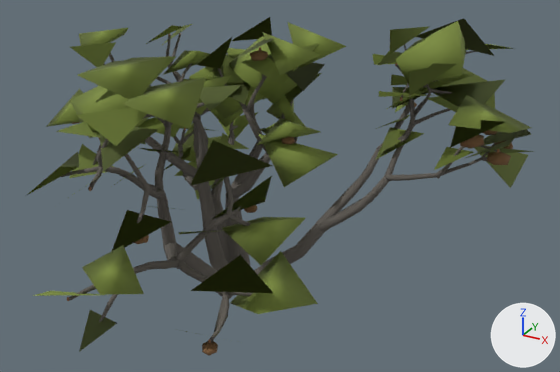
Before and after pictures for a commit that changed the glTF model assets/models/scrub_oak_2.glb.
Rendered twice from a 50 mm lens placed at (3.82, -5.98, 4.14), pointed at (0.65, -0.2, 1.25). The axes (+X, +Y, +Z) are drawn at lower right. The lights are the same throughout. The older version comes first. Where no turn or scale is listed for an object, it has been applied to the vertices.

The first picture shows 'ScrubOak_LOD_Far_Bark', 'ScrubOak_LOD_Far_Foliage', 'ScrubOak_LimbWood_0', 'ScrubOak_LimbWood_1', 'ScrubOak_LimbWood_2', 'ScrubOak_LimbWood_3', 'ScrubOak_LimbWood_4' and 9 more.
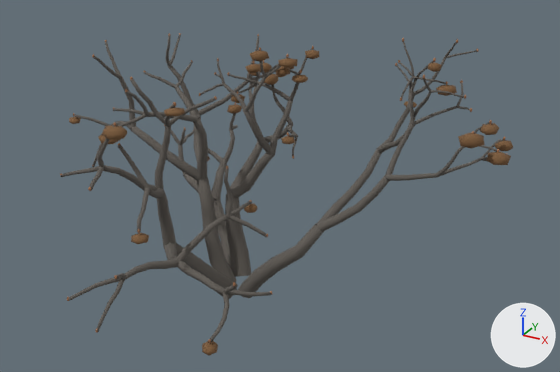
Where the change shows, as pixel boxes [x1, y1, x2, y2] in the pictures (560 x 372 px):
'ScrubOak_LOD_Far_Foliage', deleted (green): before [27, 17, 534, 352]
'ScrubOak_LOD_Far_Bark', deleted: before [84, 41, 488, 332]
'ScrubOak_LimbWood_1', unchanged, uncovered by the edit: before [218, 50, 298, 267]; after [201, 48, 313, 277]

What changed in the scene script:
```text
Remove ob_scruboak_lod_far_bark:
    ob_scruboak_lod_far_bark = bpy.data.objects.new('ScrubOak_LOD_Far_Bark', me_scruboak_lod_far_bark)
    ob_scruboak_lod_far_bark.location = (0.0, 0.0, 0.0)
Remove ob_scruboak_lod_far_foliage:
    ob_scruboak_lod_far_foliage = bpy.data.objects.new('ScrubOak_LOD_Far_Foliage', me_scruboak_lod_far_foliage)
    ob_scruboak_lod_far_foliage.location = (0.0, 0.0, 0.0)
```
